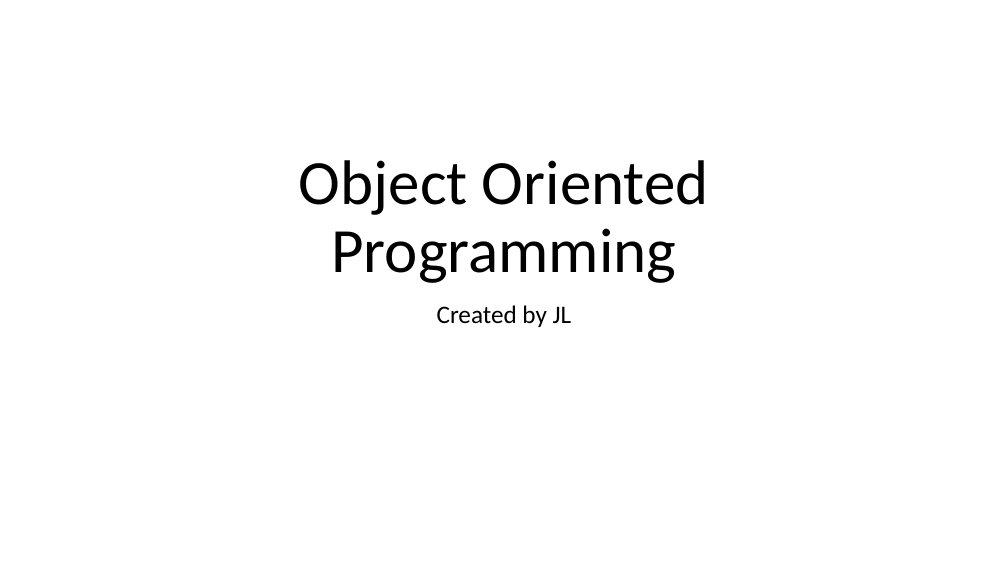
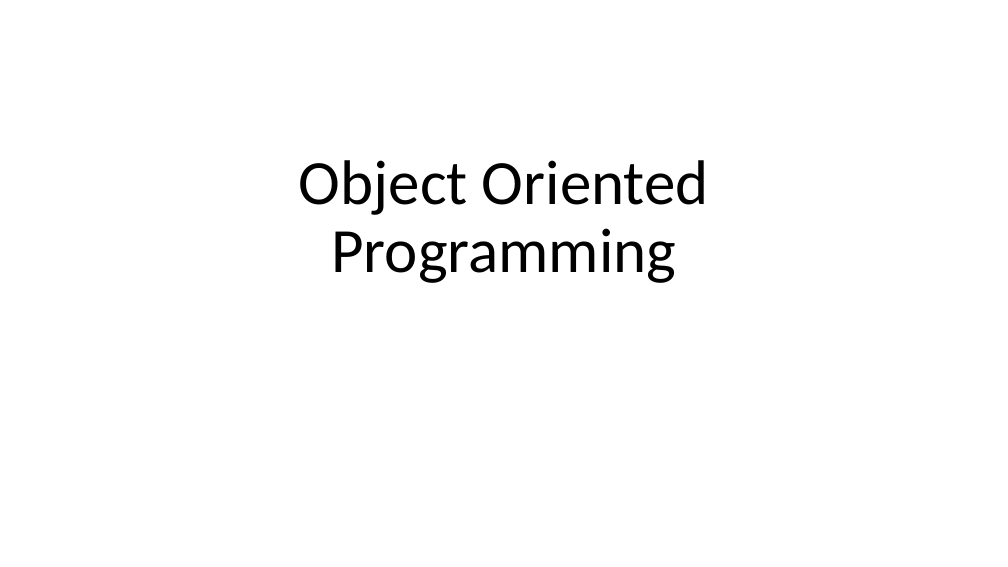
Before and after one commit to mcjavabootcamp/CourseWiki, a slide deck: slide 1 of TeachingMaterials/Object Oriented Programming.pptx. Drawn at 1008x567 pixels with LibreOffice and Linux fonts; fonts in the diff are those of the drawing. Boxes give left, top, right and bottom in pixels: in the first picture for what was removed or moved away, otherwise in the second. Text is boxed around its words. In the diff, an @@ line names an element or a change of style, - is before the commit and + after.

```diff
--- a/TeachingMaterials/Object Oriented Programming.pptx
+++ b/TeachingMaterials/Object Oriented Programming.pptx
@@ subtitle removed at (437,305,572,327) @@
-Created by JL
```
Also in this commit, not shown: 4 other slides changed, 6 slides added, 12 other files.
